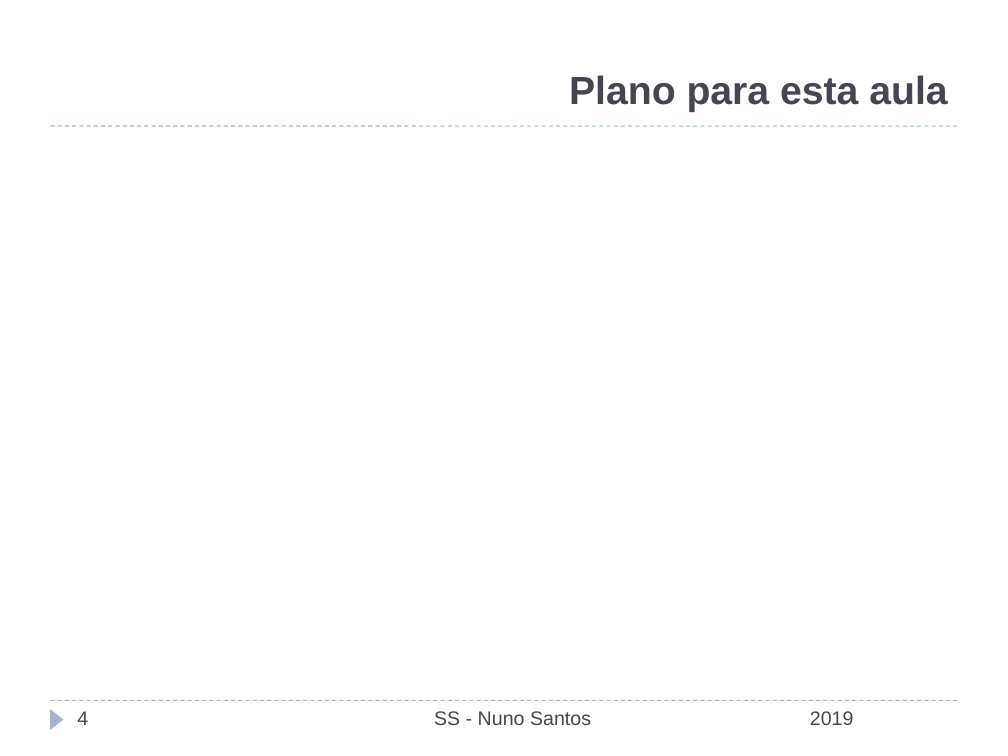
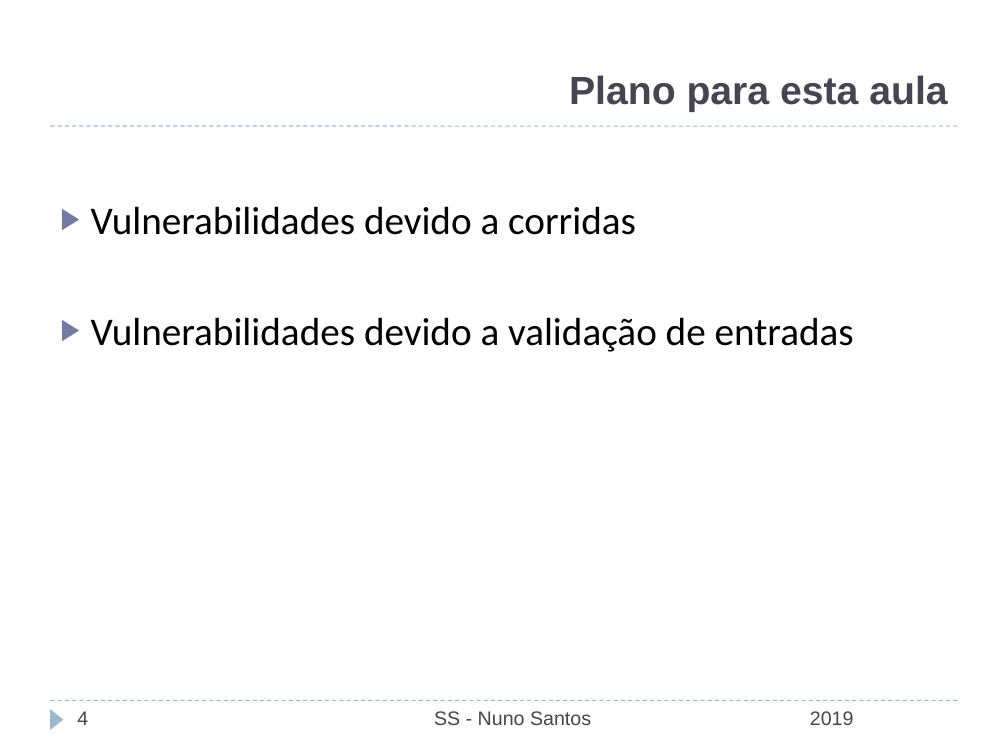
Before and after one commit to nuno-santos/acite2019, a slide deck: slide 4 of teoricas/acite2019-04-corridas_entradas.pptx. Drawn at 1008x756 pixels with LibreOffice and Linux fonts; fonts in the diff are those of the drawing; background and template pictures are left out. Boxes give left, top, right and bottom in pixels: in the first picture for what was removed or moved away, otherwise in the second. Text is boxed around its words. In the diff, an @@ line names an element or a change of style, - is before the commit and + after.

Commit message:
aula 4

```diff
--- a/teoricas/acite2019-04-corridas_entradas.pptx
+++ b/teoricas/acite2019-04-corridas_entradas.pptx
@@ text added at (91, 206, 854, 352), 28 pt, text #000000 @@
+▶ Vulnerabilidades devido a corridas
+▶ Vulnerabilidades devido a validação de entradas
```
Also in this commit, not shown: 9 other slides changed, 11 slides added, 1 slide removed.
